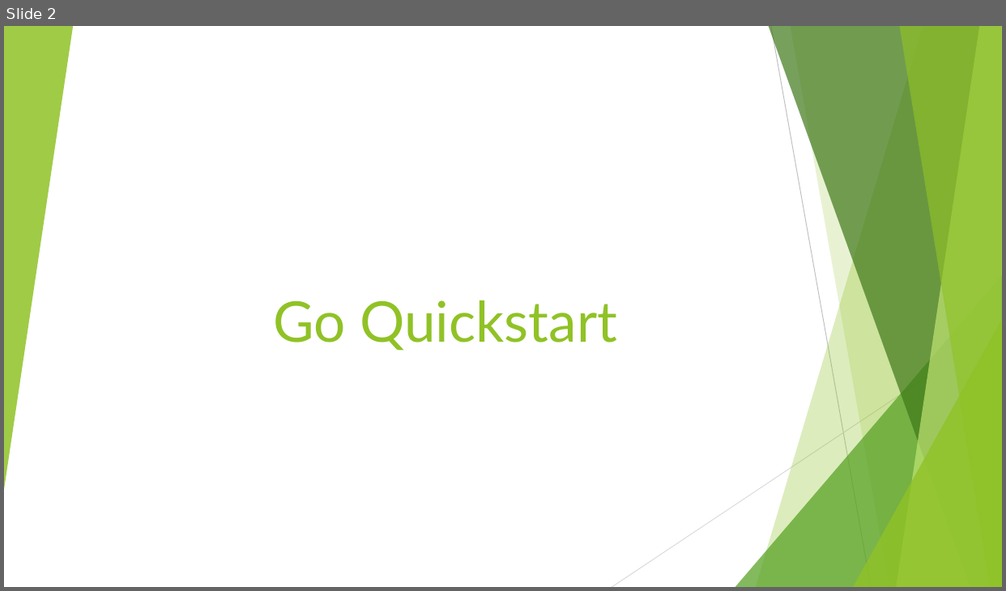
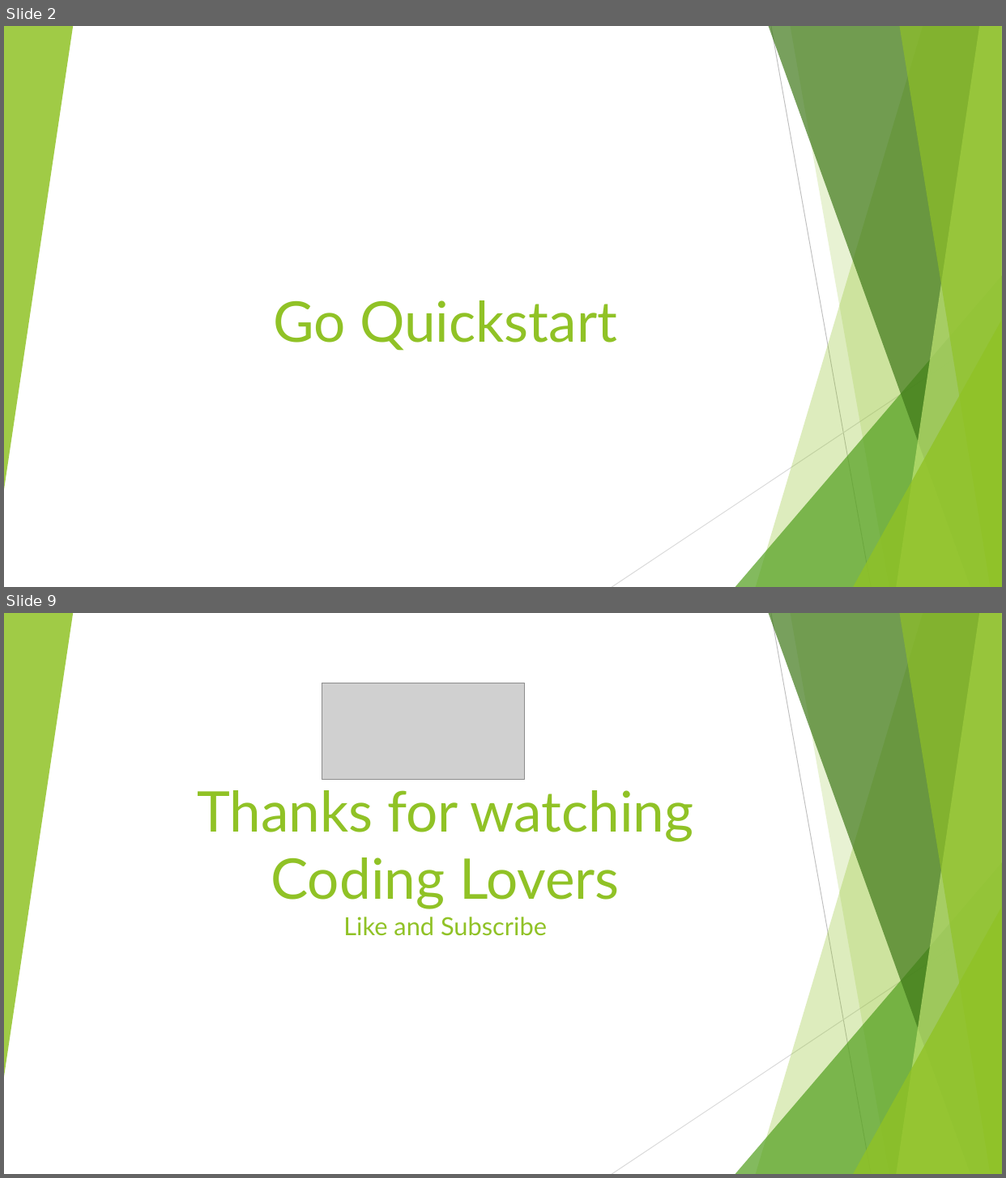
Before and after one commit to vivekdubeydeveloper/goquickstart, a slide deck: goquickstart.pptx. Shown one above the other, each under a label of ours: slide 2 before the commit, slides 2 and 9 after it; the slides between them are not shown. The pictures are 1006x591 and 1006x1178 pixels, drawn with LibreOffice and Linux fonts; fonts in the diff are those of the drawing; grey boxes stand for pictures. Boxes give left, top, right and bottom in pixels: in the first picture for what was removed or moved away, otherwise in the second. Text is boxed around its words. In the diff, an @@ line names an element or a change of style, - is before the commit and + after.

```diff
--- a/goquickstart.pptx
+++ b/goquickstart.pptx
@@ slide 9 added at [4, 613, 1002, 1174], background #FFFFFF; not listed: 10 template elements that a slide beside it also shows @@
@@ picture added at [322, 683, 525, 779] @@
@@ title added at [197, 790, 694, 936], 54 pt, text #90C226 @@
+Thanks for watching Coding Lovers
+Like and Subscribe
```
Also in this commit, not shown: 2 slides changed, 4 other slides added, 3 other files.
